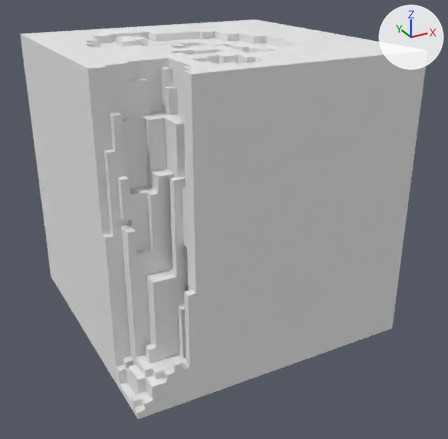
Renders of the OBJ model Assets/Models/cliff_corner0.obj from each side of a commit.
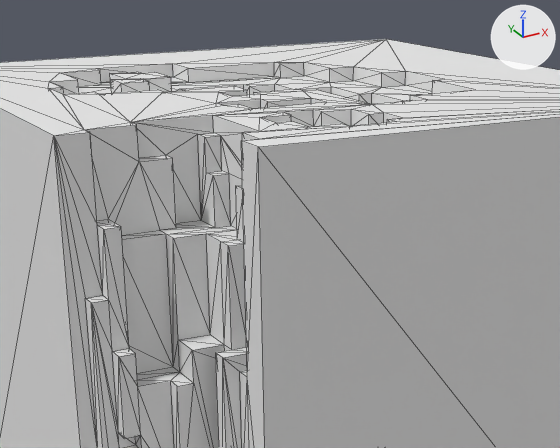
Each version is shown whole from a camera (50 mm lens) standing at (-3.91, -7.6, 5.15) and looking at (0.1, -0.3, 1.5), then close up on the part from 14% to 77% of the width and 0% to 52% of the height. Every picture has the same lights, and +X, +Y and +Z are marked at upper right. The close-ups show mesh edges as thin lines. Where no turn or scale is listed for an object, it has been applied to the vertices. Vertices at the same position are counted once.

Objects in the first close-up: 'Untitled'.
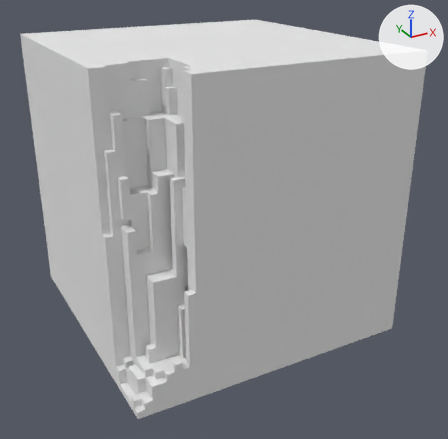
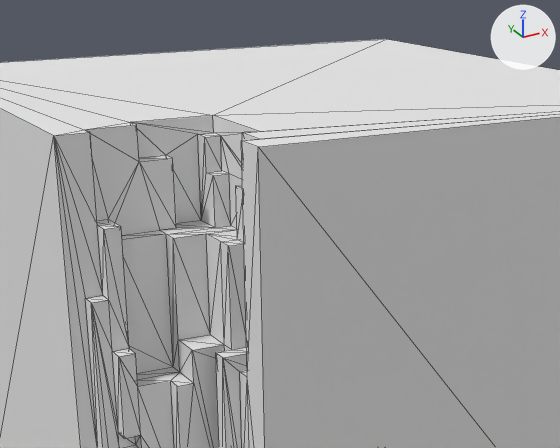
Changed parts and their boxes [x1, y1, x2, y2] in the close-ups (560 x 448 px):
part 1 of me_untitled, cut back: [0, 39, 560, 139] in both

The change in detail:
me_untitled is used by ob_untitled; location (0.0, 0.0, 0.0).
me_untitled had 376 vertices, 754 faces and spanned x -2.0..2.0, y -2.0..2.0, z 0.0..4.0.
me_untitled now has 202 vertices, 406 faces and spans x -2.0..2.0, y -2.0..2.0, z 0.0..4.0.
Part 1, on me_untitled:
174 vertices are removed from x -1.5..1.0, y -1.7..1.3, z 3.8..4.0.
355 faces are deleted.
7 new faces join them.
